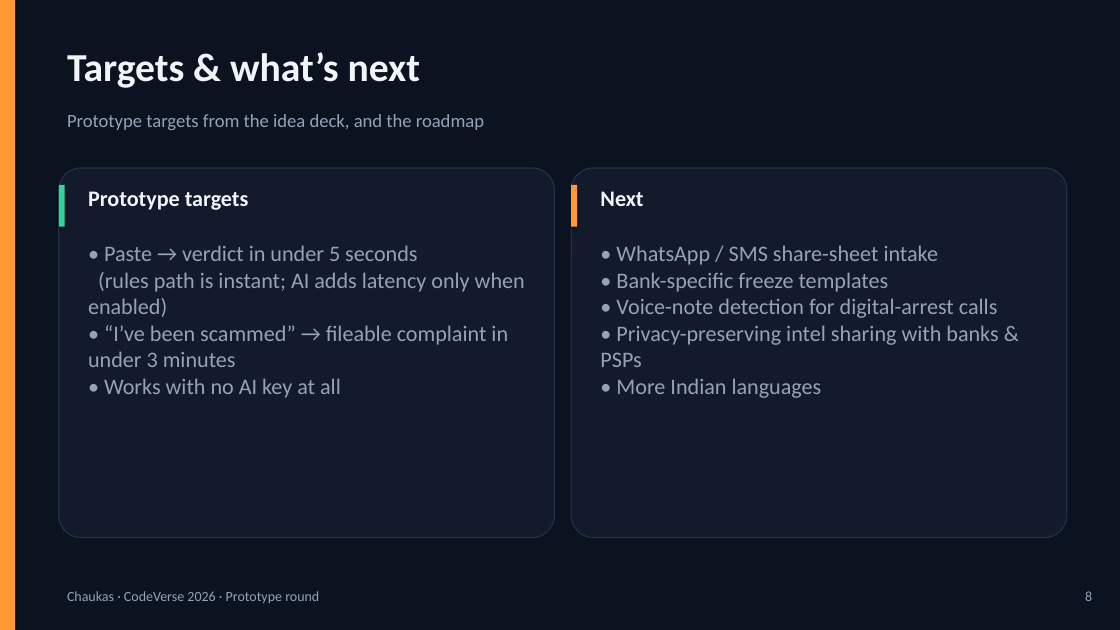
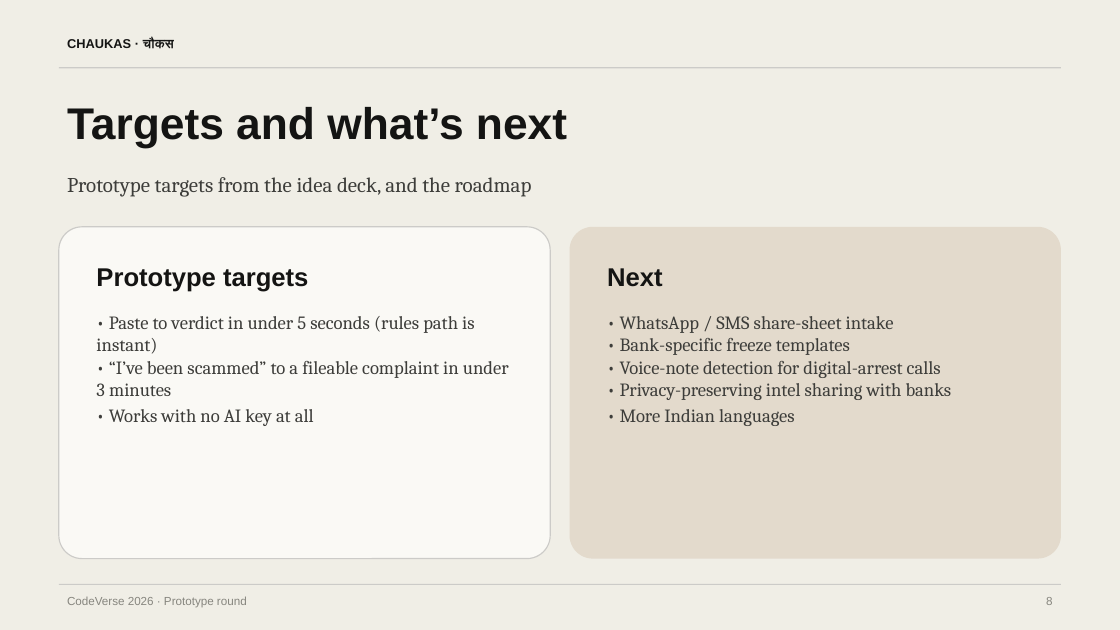
Before and after one commit to Kavaykhurana/chaukas, a slide deck: slide 8 of docs/Chaukas_Prototype_Deck.pptx. Drawn at 1120x630 pixels with LibreOffice and Linux fonts; fonts in the diff are those of the drawing. Boxes give left, top, right and bottom in pixels: in the first picture for what was removed or moved away, otherwise in the second. Text is boxed around its words. In the diff, an @@ line names an element or a change of style, - is before the commit and + after.

```diff
--- a/docs/Chaukas_Prototype_Deck.pptx
+++ b/docs/Chaukas_Prototype_Deck.pptx
@@ rectangle at [0,0,1120,630]: fill #0B1220 to #F0EEE6; shadow off @@
@@ rectangle removed at [0,0,15,630] @@
@@ text added at [67,38,174,48], 11 pt, text #141413, bold @@
+CHAUKAS · चौकस
@@ rectangle added at [59,67,1061,68], fill #CCCBC8 @@
@@ text at [67,107,567,147]: text changed; size 34 to 38 pt; font Calibri to Arial; text colour #F1F5F9 to #141413 @@
-Targets & what’s next
+Targets and what’s next
@@ text "Prototype targets from the idea ...": place and size @@
-text "Prototype targets from the idea ..." at [67,114,484,130]
+text "Prototype targets from the idea ..." at [67,177,532,197]
@@ text "Prototype targets from the idea ..." at [67,177,532,197]: size 16 to 18 pt, font Calibri to Cambria, text colour #94A3B8 to #3D3D3A; line spacing 1 to 1.15; more space between paragraphs @@
@@ rectangle removed at [59,185,65,227] @@
@@ rectangle removed at [571,185,577,227] @@
@@ rounded rectangle: place and size @@
-rounded rectangle at [59,168,555,538]
+rounded rectangle at [59,227,550,559]
@@ rounded rectangle at [59,227,550,559]: fill #121A2B to #FAF9F5; outline #223049 1 pt to #CCCBC8 1 pt; proportions changed @@
@@ rounded rectangle: place and size @@
-rounded rectangle at [571,168,1067,538]
+rounded rectangle at [570,227,1061,559]
@@ rounded rectangle at [570,227,1061,559]: fill #121A2B to #E3DACC; outline #223049 1 pt to none; proportions changed @@
@@ text "Prototype targets" at [96,268,308,292]: size 19 to 22 pt, font Calibri to Arial, text colour #F1F5F9 to #141413; line spacing 1 to 1.15; more space between paragraphs @@
@@ text "Prototype targets": place and size @@
-text "Prototype targets" at [88,191,249,210]
+text "Prototype targets" at [96,268,308,292]
@@ text "Next": place and size @@
-text "Next" at [600,191,643,206]
+text "Next" at [607,268,663,287]
@@ text "Next" at [607,268,663,287]: size 19 to 22 pt, font Calibri to Arial, text colour #F1F5F9 to #141413; line spacing 1 to 1.15; more space between paragraphs @@
@@ text at [96,316,509,426]: text changed; size 19 to 16 pt; font Calibri to Cambria; text colour #94A3B8 to #3D3D3A @@
-• Paste → verdict in under 5 seconds
-(rules path is instant; AI adds latency only when enabled)
-• “I’ve been scammed” → fileable complaint in under 3 minutes
-• Works with no AI key at all
+• Paste to verdict in under 5 seconds (rules path is instant)
+• “I’ve been scammed” to a fileable complaint in under 3 minutes
+• Works with no AI key at all
@@ text at [620,316,952,426]: text changed; size 19 to 16 pt; font Calibri to Cambria; text colour #94A3B8 to #3D3D3A @@
-• WhatsApp / SMS share-sheet intake
-• Bank-specific freeze templates
-• Voice-note detection for digital-arrest calls
-• Privacy-preserving intel sharing with banks & PSPs
-• More Indian languages
+• WhatsApp / SMS share-sheet intake
+• Bank-specific freeze templates
+• Voice-note detection for digital-arrest calls
+• Privacy-preserving intel sharing with banks
+• More Indian languages
@@ rectangle added at [59,584,1061,585], fill #CCCBC8 @@
@@ text at [67,596,247,607]: text changed; size 12 to 10 pt; font Calibri to Arial; text colour #94A3B8 to #87867F @@
-Chaukas · CodeVerse 2026 · Prototype round
+CodeVerse 2026 · Prototype round
@@ text "8": place and size @@
-text "8" at [1085,591,1092,601]
+text "8" at [1046,597,1052,605]
@@ text "8" at [1046,597,1052,605]: size 12 to 10 pt, font Calibri to Arial, text colour #94A3B8 to #87867F; line spacing 1 to 1.15; more space between paragraphs @@
```
Also in this commit, not shown: 8 other slides changed, 1 other file.
